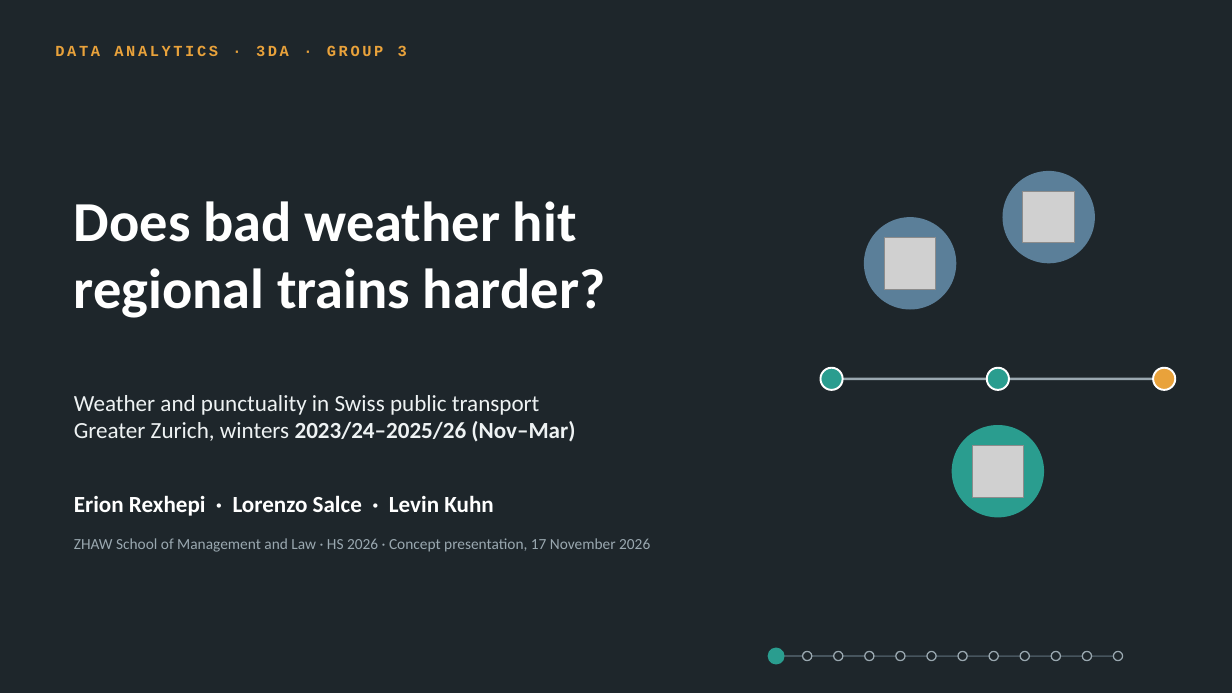
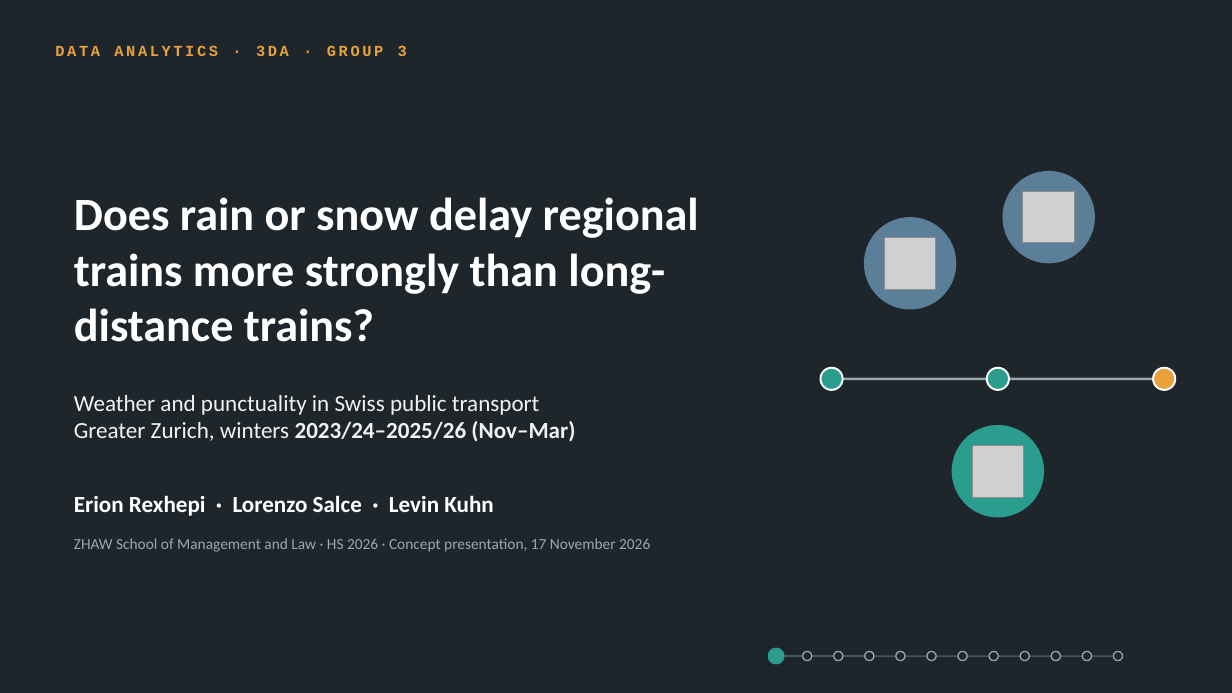
Before and after one commit to rexheeri/da-projekt-hs26, a slide deck: slide 1 of presentation/concept_presentation_group_03.pptx. Drawn at 1232x693 pixels with LibreOffice and Linux fonts; fonts in the diff are those of the drawing; grey boxes stand for pictures. Boxes give left, top, right and bottom in pixels: in the first picture for what was removed or moved away, otherwise in the second. Text is boxed around its words. In the diff, an @@ line names an element or a change of style, - is before the commit and + after.

```diff
--- a/presentation/concept_presentation_group_03.pptx
+++ b/presentation/concept_presentation_group_03.pptx
@@ title at [74,197,699,342]: text changed; size 44 to 36 pt @@
-Does bad weather hit regional trains harder?
+Does rain or snow delay regional trains more strongly than long-distance trains?
```
Also in this commit, not shown: 3 other slides changed, 1 other file.
